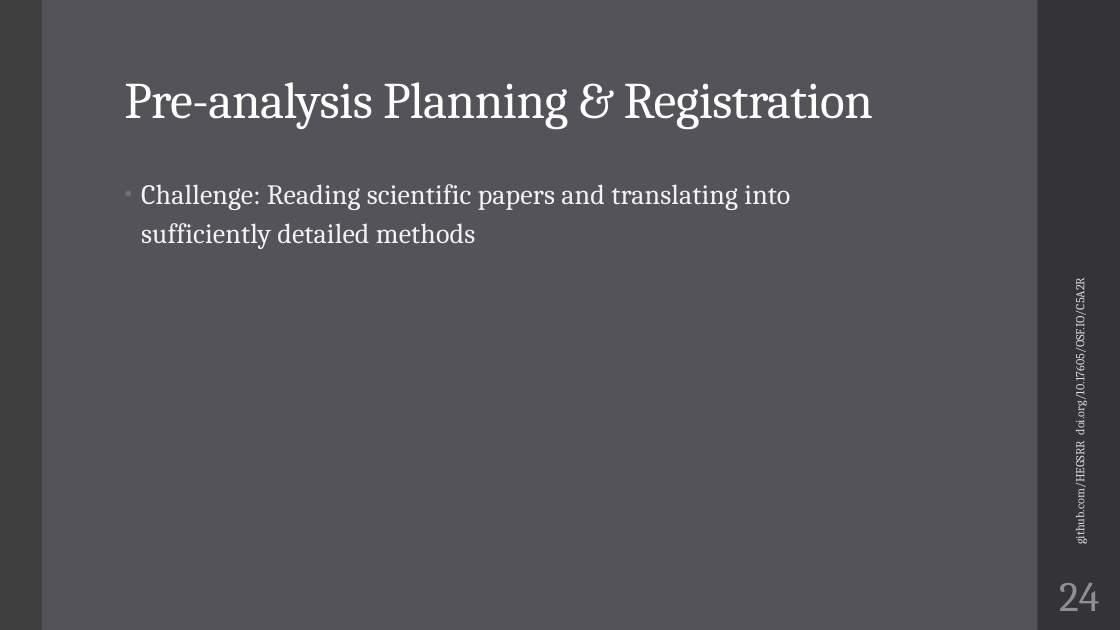
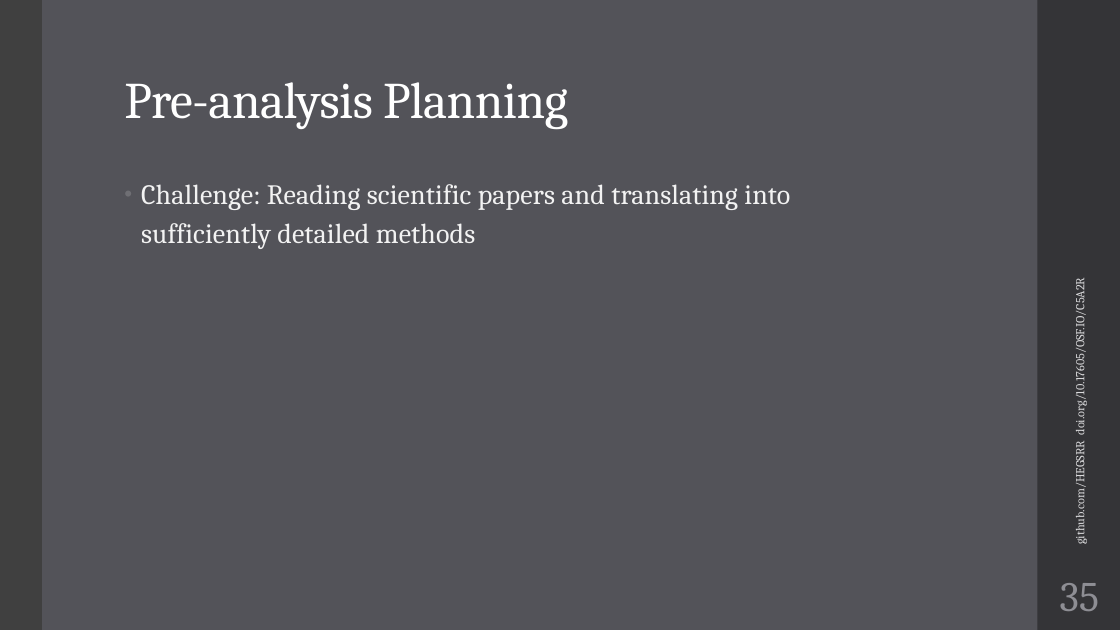
Before and after one commit to HEGSRR/UCGIS-Workshop, a slide deck: slide 35 of 01_Introduction.pptx (slide 24 before the commit). Drawn at 1120x630 pixels with LibreOffice and Linux fonts; fonts in the diff are those of the drawing. Boxes give left, top, right and bottom in pixels: in the first picture for what was removed or moved away, otherwise in the second. Text is boxed around its words. In the diff, an @@ line names an element or a change of style, - is before the commit and + after.

```diff
--- a/01_Introduction.pptx
+++ b/01_Introduction.pptx
@@ title at <box>124,82,568,129</box>: text changed @@
-Pre-analysis Planning & Registration
+Pre-analysis Planning
@@ page number at <box>1060,583,1099,611</box>: text changed @@
-24
+35
```
Also in this commit, not shown: 7 other slides changed, 11 slides added, 1 other file.
